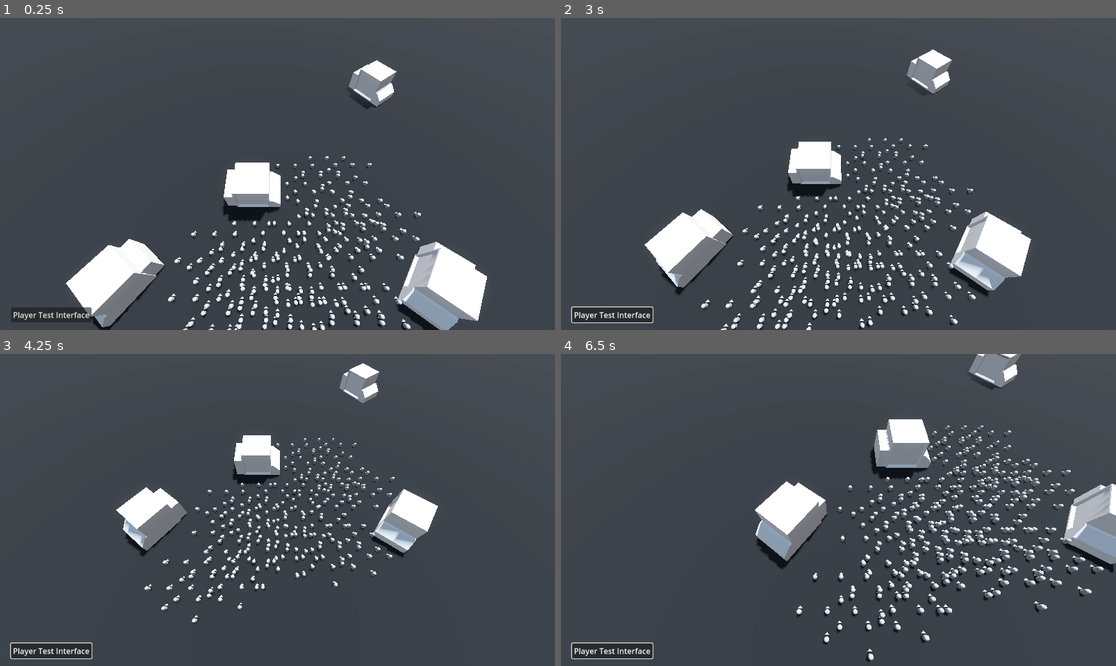
Above: before the commit, frames 1-4 (two rows, left to right).
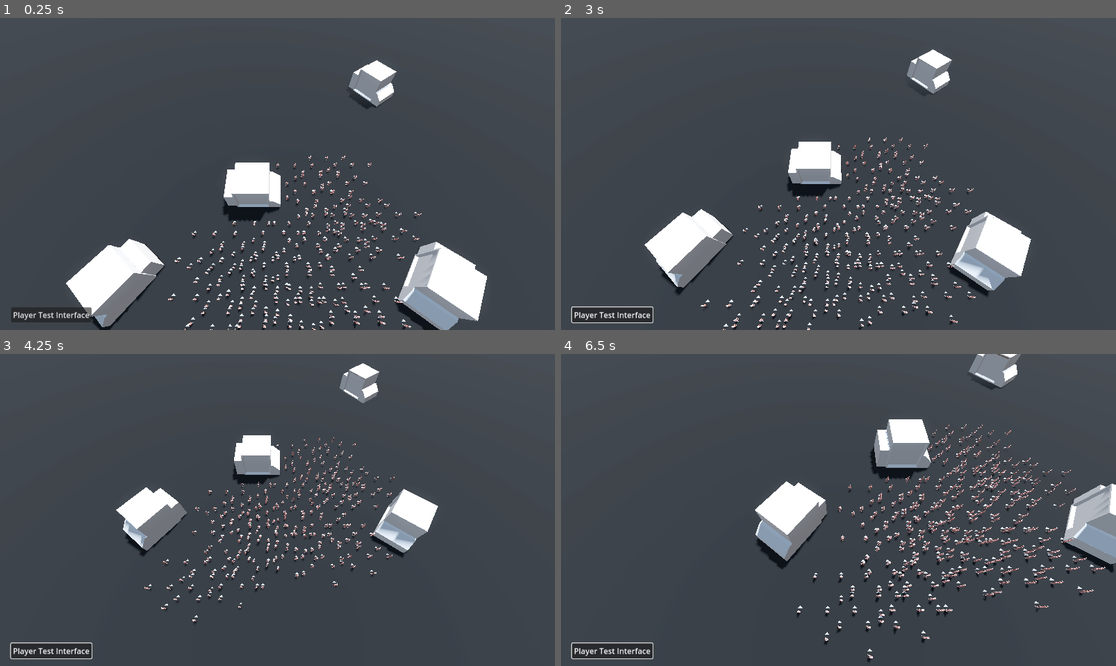
Above: after the commit, the same moments.

Repository: Tanner-Perham/ProjectRTS_v2
Game: Godot game, scene res://scenes/world_test_scene.tscn
Two runs of this game, one before a commit and one after it. Both use one fixed random seed, a clock stepped at 60 frames per second and the inputs below.
Inputs (mouse positions are in pixels of both pictures, inside the frame that each line leads up to):
- Up to frame 1 (0.25 s): no input
- Up to frame 2 (3 s): click "Player Test Interface" at 0.5 s; click "Player Test Interface" at 1.25 s; click "Player Test Interface" at 2 s; tap Enter at 2.75 s; move the mouse to (960, 158) at 2.77 s; hold Down (camera_backward) from 2.78 s (still down)
- Up to frame 3 (4.25 s): move the mouse to (166, 525) at 3.52 s; release Down (camera_backward) at 3.53 s; tap Up (camera_forward) at 3.6 s
- Up to frame 4 (6.5 s): tap Space at 4.25 s; move the mouse to (894, 441) at 4.27 s; hold Left (camera_left) 4.28-5.03 s; move the mouse to (810, 572) at 5.02 s; tap Right (camera_right) at 5.1 s; tap Enter at 5.75 s; move the mouse to (1005, 556) at 5.77 s; tap Mouse wheel down (camera_zoom_in) at 5.85 s

The runs differ from the first frame. In frame 1, 2.1% of the frame differs, in the area x 30-76%, y 44-100%; in frame 2, 2.3%; in frame 3, 1.8%; in frame 4, 3.9%, in the area x 42-99%, y 22-99%.

Commit message:
Imported character model, added to test_unit scene

Diff:
--- a/scenes/test_unit.tscn
+++ b/scenes/test_unit.tscn
@@ -1,7 +1,8 @@
-[gd_scene load_steps=6 format=3 uid="uid://cfad5wy2om38f"]
+[gd_scene load_steps=7 format=3 uid="uid://cfad5wy2om38f"]
 
 [ext_resource type="Texture2D" uid="uid://o4e4wrbs2rrl" path="res://image/selectionbox.png" id="1_cm1re"]
 [ext_resource type="Script" path="res://scripts/test_unit.gd" id="1_h12qa"]
+[ext_resource type="PackedScene" uid="uid://wm2vna1u0sk2" path="res://assets/mixamo_base.glb" id="2_ic0df"]
 
 [sub_resource type="CapsuleMesh" id="CapsuleMesh_v7qkx"]
 
@@ -16,12 +17,16 @@
 
 [node name="Body" type="MeshInstance3D" parent="Test_Unit_01"]
 transform = Transform3D(1, 0, 0, 0, 1, 0, 0, 0, 1, 0, 1, 0)
+visible = false
 mesh = SubResource("CapsuleMesh_v7qkx")
 skeleton = NodePath("../..")
 
 [node name="Direction_Arrow" type="MeshInstance3D" parent="Test_Unit_01"]
 transform = Transform3D(1, 0, 0, 0, -2.18557e-08, 0.2, 0, -0.5, -8.74228e-09, 0, 0.2, -1)
 mesh = SubResource("PrismMesh_64iok")
+
+[node name="mixamo_base" parent="Test_Unit_01" instance=ExtResource("2_ic0df")]
+transform = Transform3D(-1.45, 0, -1.26763e-07, 0, 1.45, 0, 1.26763e-07, 0, -1.45, 0, 0, 0)
 
 [node name="CharacterBody3D" type="CharacterBody3D" parent="."]
 
Binary file added: assets/mixamo_base.glb
Not shown, added: assets/mixamo_base.glb.import
